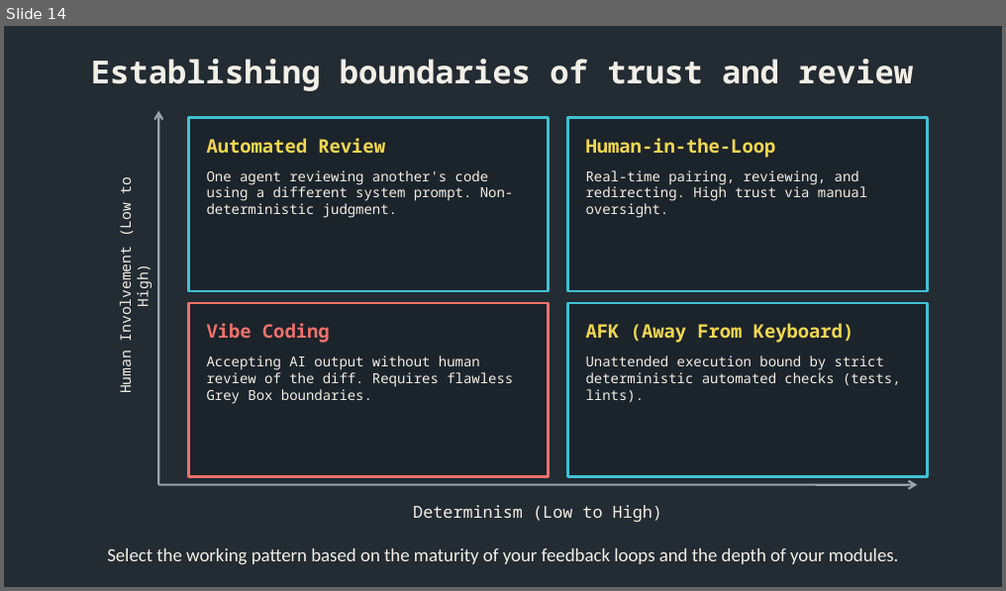
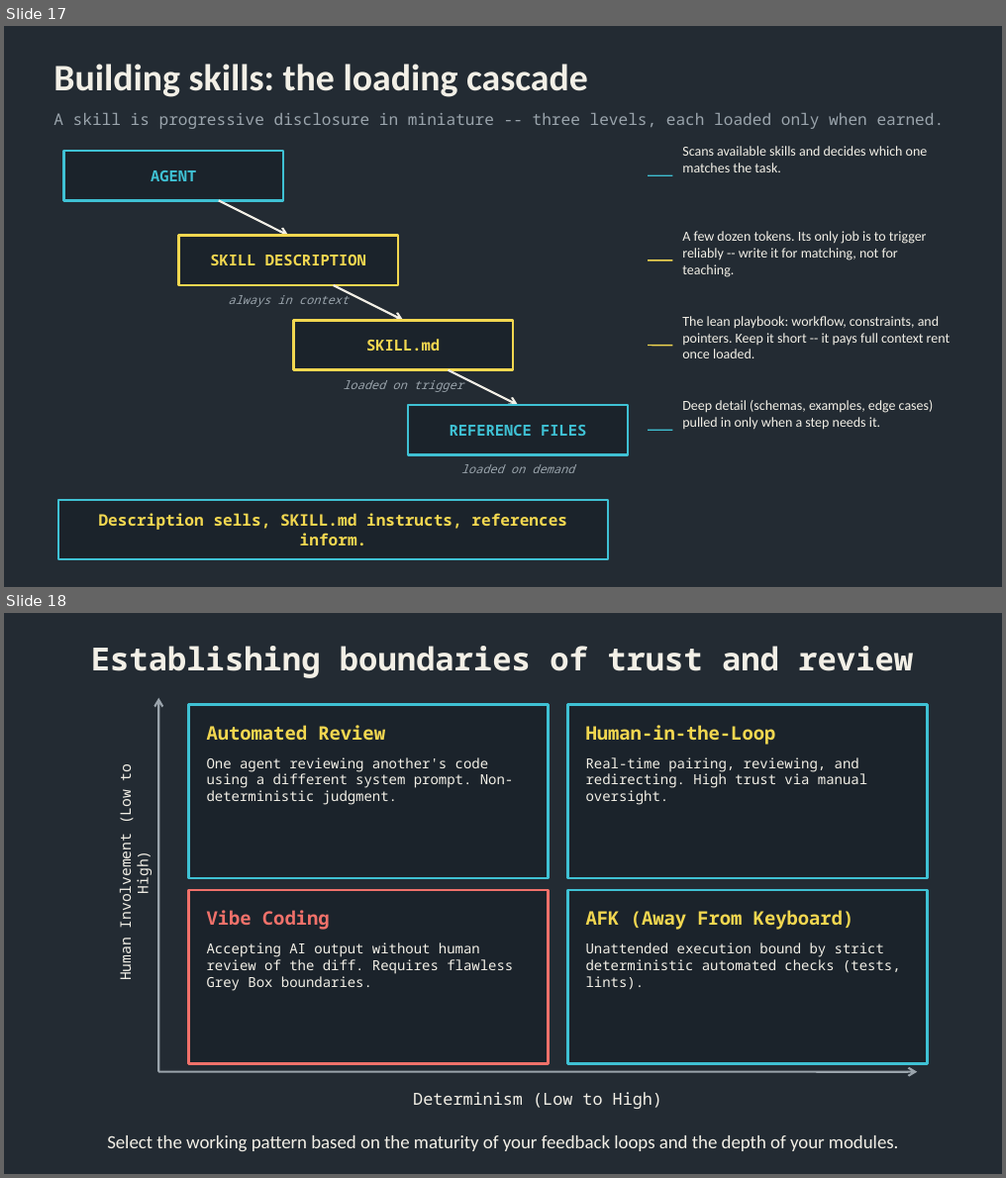
Before and after one commit to ed-is-ai/agentic-coding-school, a slide deck: AI_for_coding_101.pptx. Shown one above the other, each under a label of ours: slide 14 before the commit, slides 17 and 18 after it. The pictures are 1006x591 and 1006x1178 pixels, drawn with LibreOffice and Linux fonts; fonts in the diff are those of the drawing. Boxes give left, top, right and bottom in pixels: in the first picture for what was removed or moved away, otherwise in the second. Text is boxed around its words. In the diff, an @@ line names an element or a change of style, - is before the commit and + after.

```diff
--- a/AI_for_coding_101.pptx
+++ b/AI_for_coding_101.pptx
@@ slide 17 added at bbox=[4, 26, 1002, 587], background #232B33 @@
@@ text added at bbox=[54, 64, 588, 97], 27 pt, text #F2EFE6, bold @@
+Building skills: the loading cascade
@@ text added at bbox=[54, 113, 944, 129], 11.5 pt, text #9AA4AC @@
+A skill is progressive disclosure in miniature -- three levels, each loaded only when earned.
@@ rectangle added at bbox=[63, 151, 283, 200], fill #1B232B, outline #3FC1D4 1.75 pt @@
@@ text added at bbox=[151, 171, 196, 181], 11 pt, text #3FC1D4, bold @@
+AGENT
@@ text added at bbox=[682, 146, 928, 173], 10 pt, text #F2EFE6 @@
+Scans available skills and decides which one matches the task.
@@ arrow added from (219, 200) to (288, 236), #F2EFE6 1.5 pt @@
@@ line added from (648, 175) to (672, 175), #3FC1D4 1 pt @@
@@ text added at bbox=[682, 231, 927, 277], 10 pt, text #F2EFE6 @@
+A few dozen tokens. Its only job is to trigger reliably -- write it for matching, not for teaching.
@@ rectangle added at bbox=[178, 236, 398, 285], fill #1B232B, outline #F2D750 1.75 pt @@
@@ text added at bbox=[210, 255, 366, 266], 11 pt, text #F2D750, bold @@
+SKILL DESCRIPTION
@@ line added from (648, 261) to (672, 261), #F2D750 1 pt @@
@@ text added at bbox=[228, 292, 349, 307], 8.5 pt, text #9AA4AC, italic @@
+always in context
@@ arrow added from (334, 285) to (403, 320), #F2EFE6 1.5 pt @@
@@ rectangle added at bbox=[293, 320, 513, 371], fill #1B232B, outline #F2D750 1.75 pt @@
@@ text added at bbox=[682, 316, 949, 359], 10 pt, text #F2EFE6 @@
+The lean playbook: workflow, constraints, and pointers. Keep it short -- it pays full context rent once loaded.
@@ text added at bbox=[366, 339, 440, 351], 11 pt, text #F2D750, bold @@
+SKILL.md
@@ line added from (648, 346) to (672, 346), #F2D750 1 pt @@
@@ text added at bbox=[343, 377, 463, 392], 8.5 pt, text #9AA4AC, italic @@
+loaded on trigger
@@ arrow added from (449, 371) to (518, 405), #F2EFE6 1.5 pt @@
@@ rectangle added at bbox=[408, 405, 628, 455], fill #1B232B, outline #3FC1D4 1.75 pt @@
@@ text added at bbox=[682, 400, 934, 430], 10 pt, text #F2EFE6 @@
+Deep detail (schemas, examples, edge cases) pulled in only when a step needs it.
@@ text added at bbox=[450, 425, 586, 436], 11 pt, text #3FC1D4, bold @@
+REFERENCE FILES
@@ line added from (648, 430) to (672, 430), #3FC1D4 1 pt @@
@@ text added at bbox=[461, 465, 574, 473], 8.5 pt, text #9AA4AC, italic @@
+loaded on demand
@@ rectangle added at bbox=[58, 500, 608, 560], fill #1B232B, outline #3FC1D4 1.5 pt @@
@@ text added at bbox=[99, 513, 567, 546], 11.5 pt, text #F2D750, bold @@
+Description sells, SKILL.md instructs, references inform.
@@ what was slide 14 is now slide 18 @@
```
Also in this commit, not shown: 1 slide changed, 4 other slides added.
